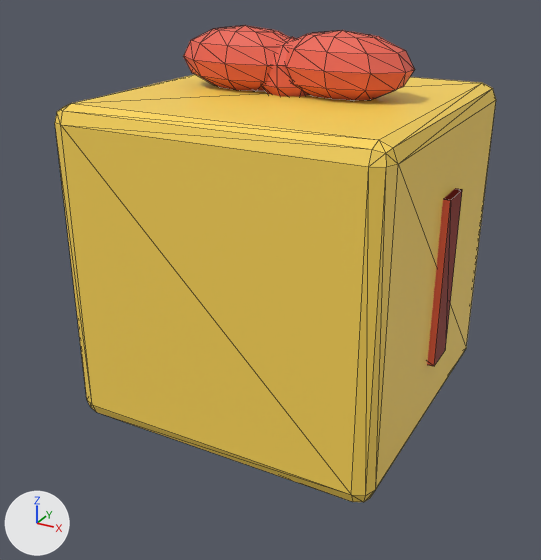
One commit to the glTF model assets/itembox.glb: the scene before it, then after it.
One viewpoint serves both versions: a 50 mm lens placed at (1.45, -2.82, 1.94), pointed at (-0.03, -0.13, 0.59). The axes (+X, +Y, +Z) are drawn at lower left. The lights are the same throughout. The first picture is the older version. Mesh edges are drawn as thin lines. Where no turn or scale is listed for an object, it has been applied to the vertices.

Names of what the first picture shows: 'Cube', 'Cube.001', 'bowknot', 'bowloop-0.22', 'bowloop0.22', 'boxbody'.
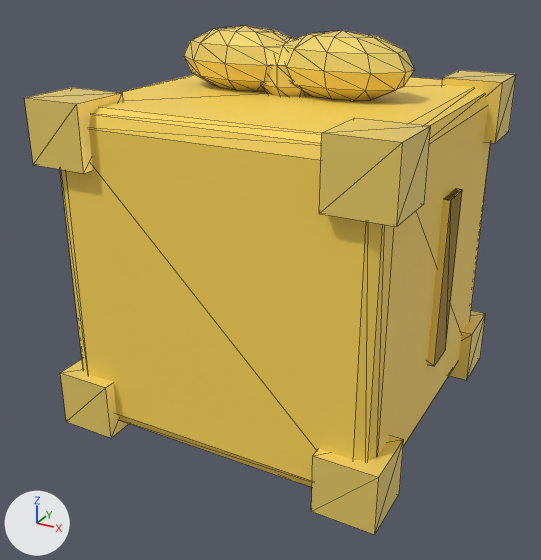
Location of each change, [x1, y1, x2, y2] in pixels of the pictures (541 x 560 px):
'CornerCaps', added
    after: [25, 70, 516, 535]
'bowloop0.22', recoloured, surface changed (red to yellow)
    both: [284, 30, 415, 100]
'bowloop-0.22', recoloured, surface changed (red to yellow)
    both: [183, 25, 290, 91]
'Cube.001', recoloured, surface changed (red to yellow)
    both: [434, 189, 462, 366]
'Cube', recoloured, surface changed (red to yellow)
    both: [427, 199, 451, 366]
'bowknot', recoloured, surface changed (red to yellow)
    both: [262, 37, 308, 97]

Diff of the bpy script that builds the scene:
```diff
--- a/assets/itembox.glb.py
+++ b/assets/itembox.glb.py
@@ mat_ribbonpaint @@
 mat_ribbonpaint = principled_material('RibbonPaint')
-mat_ribbonpaint.base_color = (0.847, 0.125, 0.0802)  # red #ed6350
+mat_ribbonpaint.base_color = (0.96, 0.72, 0.16)  # yellow #fadd6f
+mat_ribbonpaint.metallic = 0.25
+mat_ribbonpaint.roughness = 0.35
@@ me_cornercaps @@
+me_cornercaps.from_pydata(...)  # a box spanning x -0.75..-0.49, y -0.75..-0.49, z -0.03..0.23; a box spanning x -0.75..-0.49, y -0.75..-0.49, z 1.17..1.43; a box spanning x -0.75..-0.49, y 0.49..0.75, z -0.03..0.23; a box spanning x -0.75..-0.49, y 0.49..0.75, z 1.17..1.43; a box spanning x 0.49..0.75, y -0.75..-0.49, z -0.03..0.23; a box spanning x 0.49..0.75, y -0.75..-0.49, z 1.17..1.43; a box spanning x 0.49..0.75, y 0.49..0.75, z -0.03..0.23; a box spanning x 0.49..0.75, y 0.49..0.75, z 1.17..1.43
+me_cornercaps.materials.append(mat_ribbonpaint)  # yellow #fadd6f
@@ ob_cornercaps @@
+ob_cornercaps = bpy.data.objects.new('CornerCaps', me_cornercaps)
+ob_cornercaps.location = (0.0, 0.0, 0.0)
```
